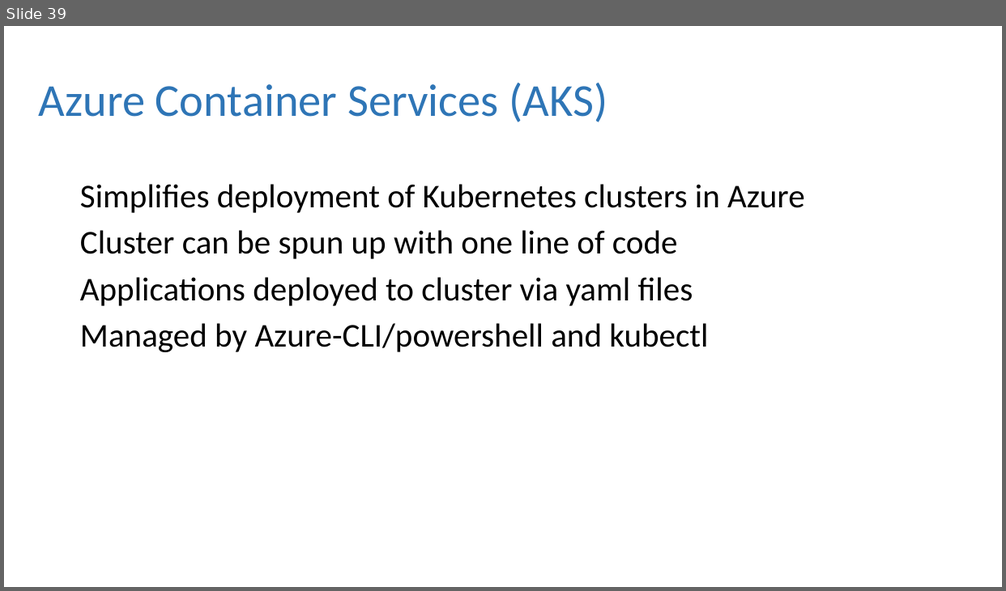
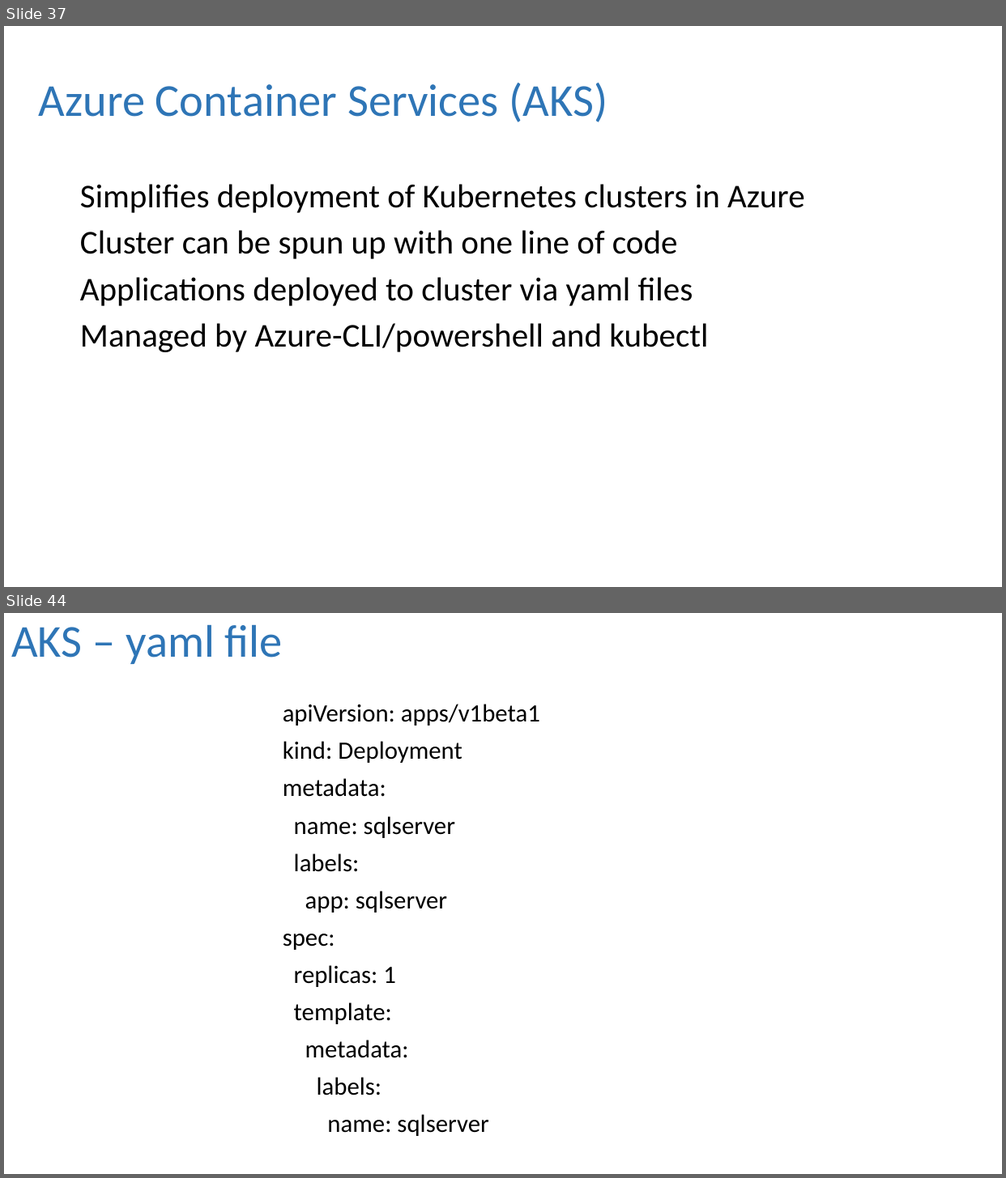
Before and after one commit to dbafromthecold/ContainersInTheCloud, a slide deck: ContainersInTheCloud.pptx. Shown one above the other, each under a label of ours: slide 39 before the commit, slides 37 and 44 after it; the slides between them are not shown. The pictures are 1006x591 and 1006x1178 pixels, drawn with LibreOffice and Linux fonts; fonts in the diff are those of the drawing; background and template pictures are left out. Boxes give left, top, right and bottom in pixels: in the first picture for what was removed or moved away, otherwise in the second. Text is boxed around its words. In the diff, an @@ line names an element or a change of style, - is before the commit and + after.

```diff
--- a/ContainersInTheCloud.pptx
+++ b/ContainersInTheCloud.pptx
@@ slide 44 added at <box>4,613,1002,1174</box>, background picture (left out) @@
@@ title added at <box>11,624,283,664</box>, 44 pt, text #2E75B6 @@
+AKS – yaml file
@@ text added at <box>283,704,540,1136</box>, 24 pt, text #000000 @@
+apiVersion: apps/v1beta1
+kind: Deployment
+metadata:
+name: sqlserver
+labels:
+app: sqlserver
+spec:
+replicas: 1
+template:
+metadata:
+labels:
+name: sqlserver
@@ what was slide 39 is now slide 37 @@
```
Also in this commit, not shown: 3 slides changed, 12 other slides added, 2 slides removed, 3 other files.
